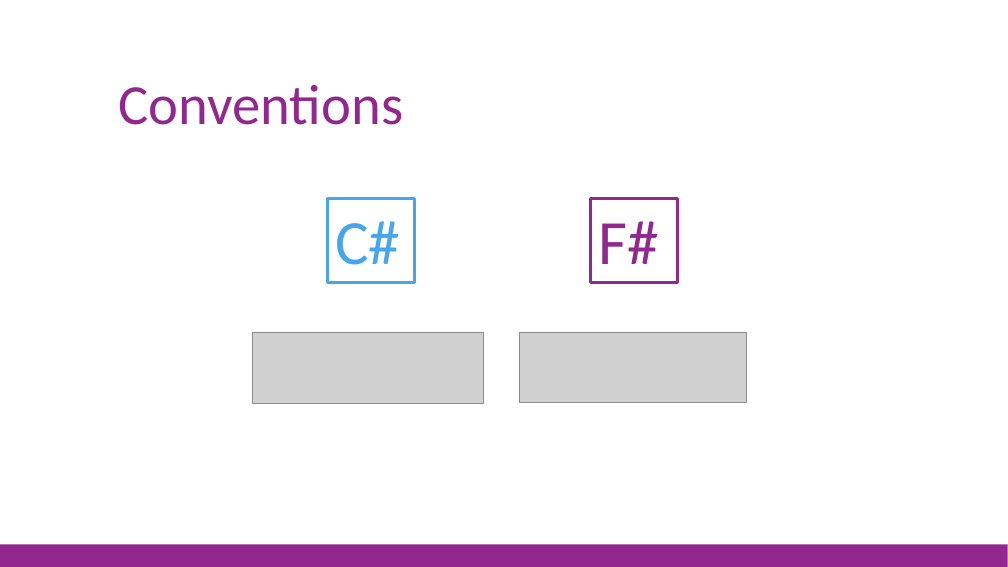
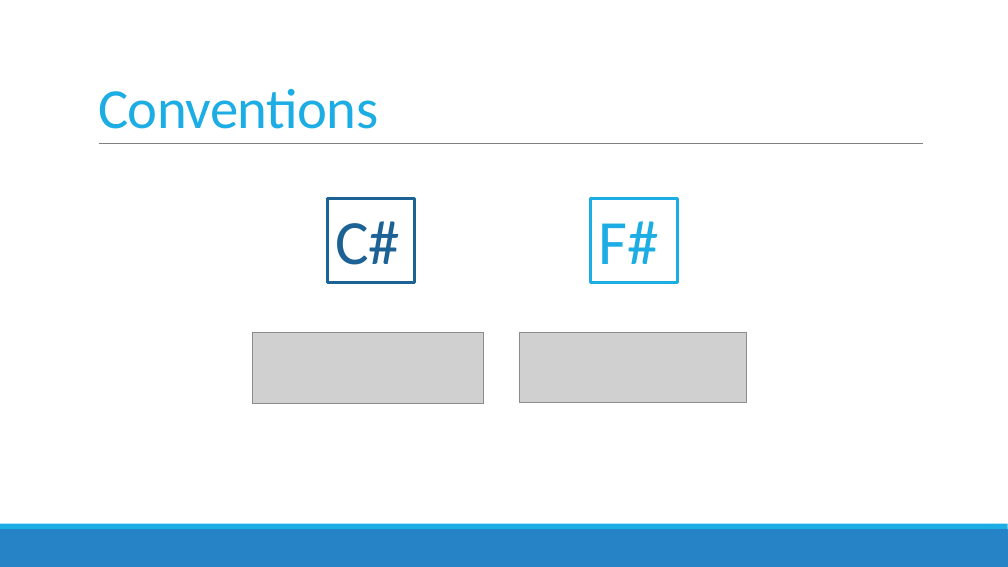
Before and after one commit to jorgef/fsharpworkshop, a slide deck: slide 12 of FSharpWorkshop_Slides.pptx (slide 14 before the commit). Drawn at 1008x567 pixels with LibreOffice and Linux fonts; fonts in the diff are those of the drawing; grey boxes stand for pictures. Boxes give left, top, right and bottom in pixels: in the first picture for what was removed or moved away, otherwise in the second. Text is boxed around its words. In the diff, an @@ line names an element or a change of style, - is before the commit and + after.

```diff
--- a/FSharpWorkshop_Slides.pptx
+++ b/FSharpWorkshop_Slides.pptx
@@ title "Conventions": place and size @@
-title "Conventions" at <box>118,85,403,125</box>
+title "Conventions" at <box>98,89,378,129</box>
@@ title "Conventions" at <box>98,89,378,129</box>: text colour #92278F to #1CADE4, letter spacing 0 to -0.5 pt; line spacing 0.9 to 0.85 @@
@@ line added from (99, 144) to (923, 144), #808080 0.5 pt @@
@@ rectangle "C#" at <box>328,198,415,282</box>: text colour #45A5ED to #1D6294; outline #45A5ED 3 pt to #1D6294 3 pt @@
@@ rectangle "F#" at <box>591,198,678,282</box>: text colour #92278F to #1CADE4; outline #92278F 3 pt to #1CADE4 3 pt @@
@@ rectangle: place and size @@
-rectangle at <box>0,544,1008,567</box>
+rectangle at <box>0,529,1008,567</box>
@@ rectangle at <box>0,529,1008,567</box>: fill #92278F to #2683C6 @@
@@ rectangle added at <box>0,524,1008,529</box>, fill #1CADE4 @@
```
Also in this commit, not shown: 80 other slides changed, 2 slides added, 5 slides removed, 1 other file.
